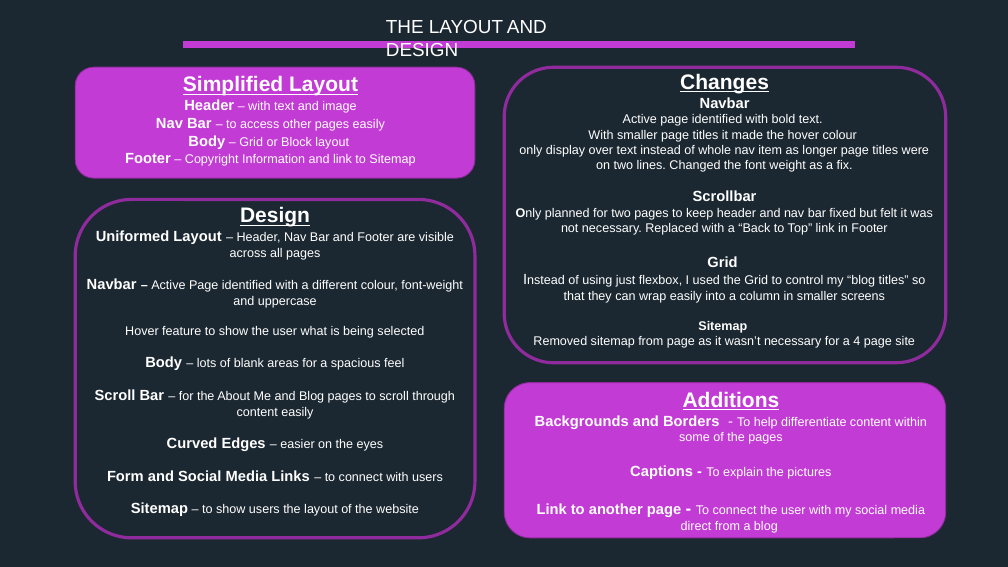
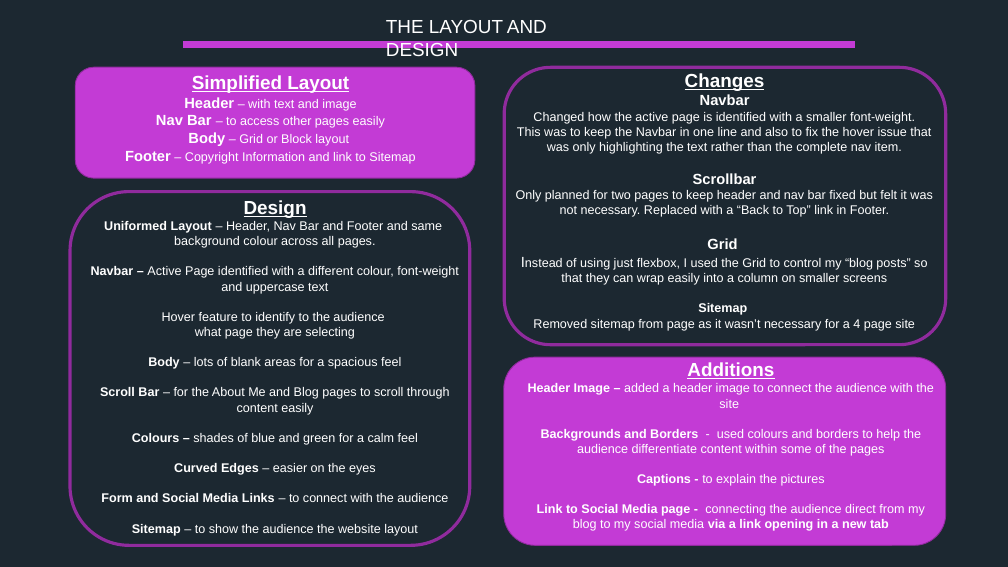
Before and after one commit to mdart86/Portfolio_Website, a slide deck: slide 6 of Michael-Dart_T1A2 Slidedeck.pptx (slide 3 before the commit). Drawn at 1008x567 pixels with LibreOffice and Linux fonts; fonts in the diff are those of the drawing. Boxes give left, top, right and bottom in pixels: in the first picture for what was removed or moved away, otherwise in the second. Text is boxed around its words. In the diff, an @@ line names an element or a change of style, - is before the commit and + after.

```diff
--- a/Michael-Dart_T1A2 Slidedeck.pptx
+++ b/Michael-Dart_T1A2 Slidedeck.pptx
@@ text at bbox=[192, 75, 349, 93]: size 20 to 18 pt in "Simplified Layout" @@
@@ rounded rectangle: place and size @@
-rounded rectangle at bbox=[504, 67, 946, 363]
+rounded rectangle at bbox=[504, 67, 946, 345]
@@ text at bbox=[685, 73, 765, 91]: size 20 to 18 pt in "Changes" @@
@@ text at bbox=[517, 112, 931, 154]: text changed @@
-Active page identified with bold text.
-With smaller page titles it made the hover colour
-only display over text instead of whole nav item as longer page titles were on two lines. Changed the font weight as a fix.
+Changed how the active page is identified with a smaller font-weight.
+This was to keep the Navbar in one line and also to fix the hover issue that was only highlighting the text rather than the complete nav item.
@@ rounded rectangle: place and size @@
-rounded rectangle at bbox=[76, 200, 476, 538]
+rounded rectangle at bbox=[70, 192, 470, 546]
@@ text at bbox=[100, 200, 450, 475]: size 20 to 18 pt in "Design"; size 14 to 12 pt in "Body", "Scroll Bar", "Curved Edges" @@
@@ text at bbox=[516, 190, 932, 217]: text changed @@
-Only planned for two pages to keep header and nav bar fixed but felt it was not necessary. Replaced with a “Back to Top” link in Footer
+Only planned for two pages to keep header and nav bar fixed but felt it was not necessary. Replaced with a “Back to Top” link in Footer.
@@ text at bbox=[91, 221, 459, 339]: text changed @@
-Uniformed Layout – Header, Nav Bar and Footer are visible across all pages
-Navbar – Active Page identified with a different colour, font-weight and uppercase
-Hover feature to show the user what is being selected
+Uniformed Layout – Header, Nav Bar and Footer and same background colour across all pages.
+Navbar – Active Page identified with a different colour, font-weight and uppercase text
+Hover feature to identify to the audience
+what page they are selecting
@@ text at bbox=[561, 258, 927, 285]: text changed @@
-Instead of using just flexbox, I used the Grid to control my “blog titles” so that they can wrap easily into a column in smaller screens
+Instead of using just flexbox, I used the Grid to control my “blog posts” so that they can wrap easily into a column on smaller screens
@@ rounded rectangle: place and size @@
-rounded rectangle at bbox=[504, 383, 946, 538]
+rounded rectangle at bbox=[504, 357, 946, 545]
@@ text "Additions": place and size @@
-text "Additions" at bbox=[535, 391, 927, 533]
+text "Additions" at bbox=[528, 362, 933, 531]
@@ text at bbox=[528, 383, 933, 531]: text changed @@
-Backgrounds and Borders - To help differentiate content within some of the pages
-Captions - To explain the pictures
-Link to another page - To connect the user with my social media direct from a blog
+Header Image – added a header image to connect the audience with the site
+Backgrounds and Borders - used colours and borders to help the audience differentiate content within some of the pages
+Captions - to explain the pictures
+Link to Social Media page - connecting the audience direct from my blog to my social media via a link opening in a new tab
@@ text at bbox=[687, 362, 774, 379]: size 20 to 18 pt in "Additions" @@
@@ text at bbox=[132, 433, 418, 445]: paragraph added @@
+Colours – shades of blue and green for a calm feel
@@ text at bbox=[101, 493, 448, 536]: text changed @@
-Form and Social Media Links – to connect with users
-Sitemap – to show users the layout of the website
+Form and Social Media Links – to connect with the audience
+Sitemap – to show the audience the website layout
```
Also in this commit, not shown: 8 other slides changed, 2 other files.
